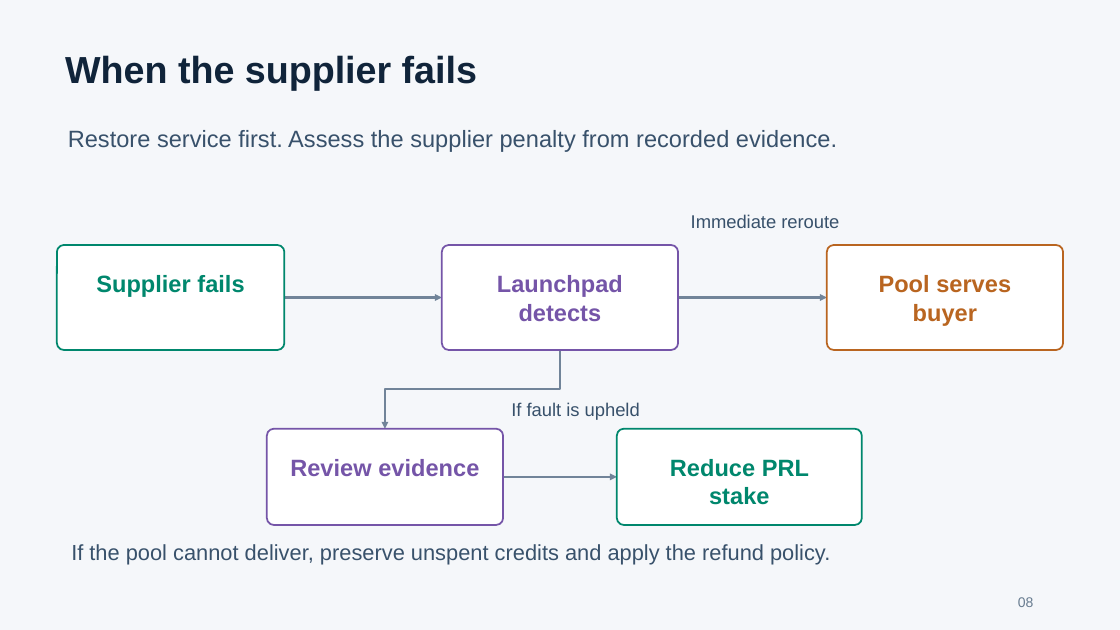
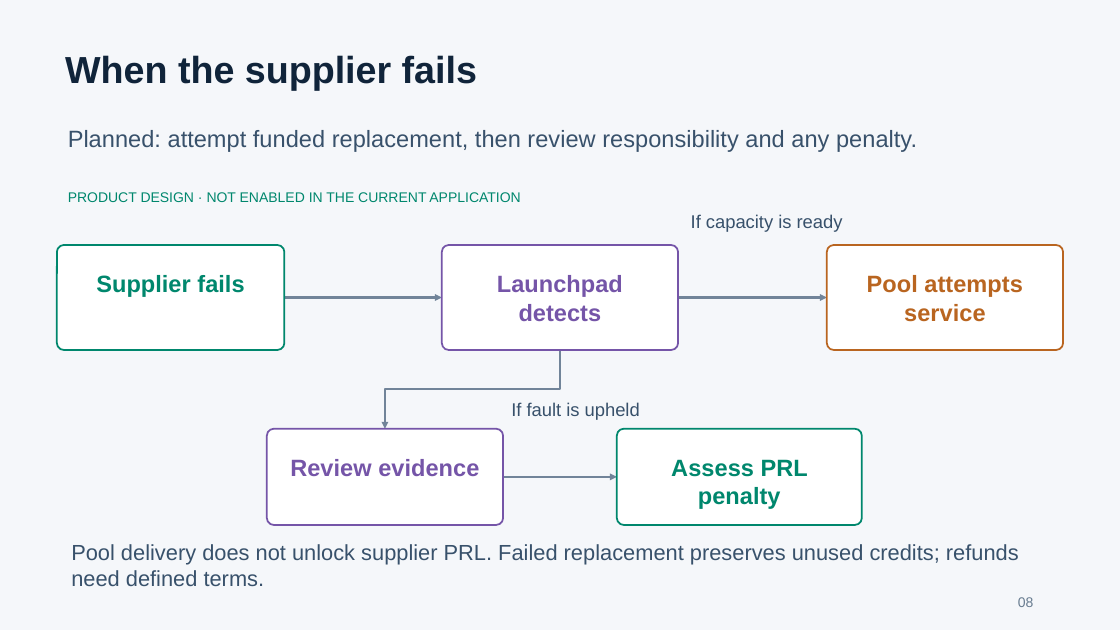
Before and after one commit to xgaozoyoe/cc-launchpad-router, a slide deck: slide 8 of apps/launchpad/public/whitepaper/ai-computing-credit-launchpad.pptx. Drawn at 1120x630 pixels with LibreOffice and Linux fonts; fonts in the diff are those of the drawing. Boxes give left, top, right and bottom in pixels: in the first picture for what was removed or moved away, otherwise in the second. Text is boxed around its words. In the diff, an @@ line names an element or a change of style, - is before the commit and + after.

```diff
--- a/apps/launchpad/public/whitepaper/ai-computing-credit-launchpad.pptx
+++ b/apps/launchpad/public/whitepaper/ai-computing-credit-launchpad.pptx
@@ text at box(68, 130, 917, 152): text changed @@
-Restore service first. Assess the supplier penalty from recorded evidence.
+Planned: attempt funded replacement, then review responsibility and any penalty.
@@ text added at box(68, 192, 520, 202), 12 pt, text #00876D @@
+PRODUCT DESIGN · NOT ENABLED IN THE CURRENT APPLICATION
@@ text at box(691, 214, 843, 232): text changed @@
-Immediate reroute
+If capacity is ready
@@ text at box(867, 275, 1022, 322): text changed @@
-Pool serves buyer
+Pool attempts service
@@ text at box(671, 459, 808, 509): text changed @@
-Reduce PRL stake
+Assess PRL penalty
@@ text at box(71, 544, 1019, 586): text changed @@
-If the pool cannot deliver, preserve unspent credits and apply the refund policy.
+Pool delivery does not unlock supplier PRL. Failed replacement preserves unused credits; refunds need defined terms.
```
Also in this commit, not shown: 7 other slides changed, 2 slides added, 2 slides removed, 1 other file.
